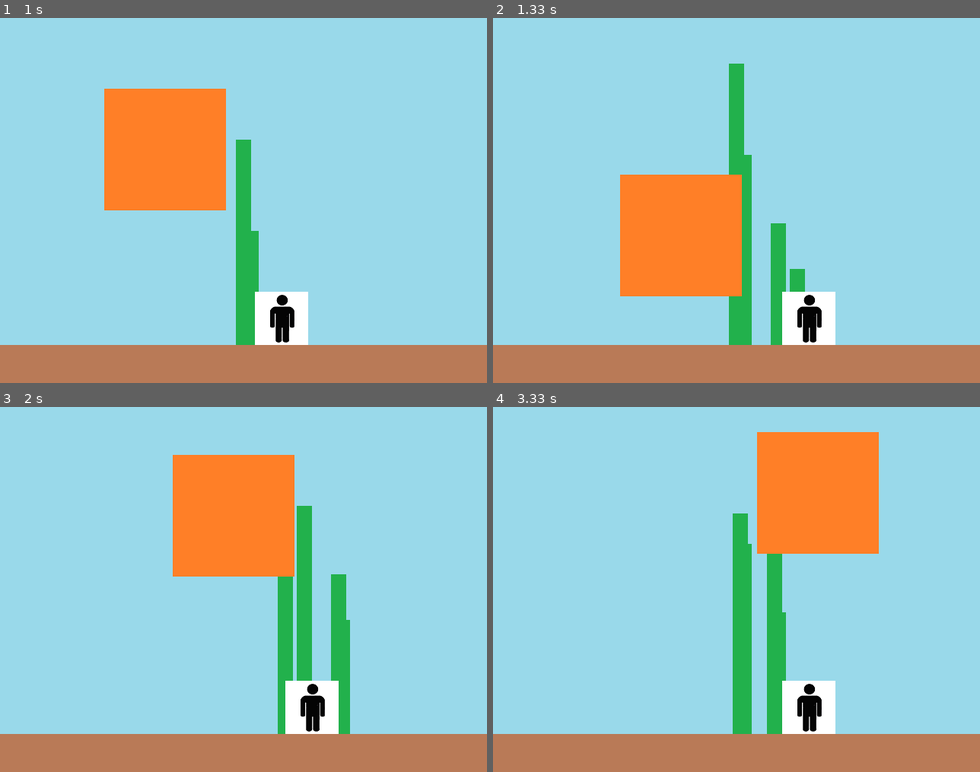
Above: before the commit, frames 1-4 (two rows, left to right).
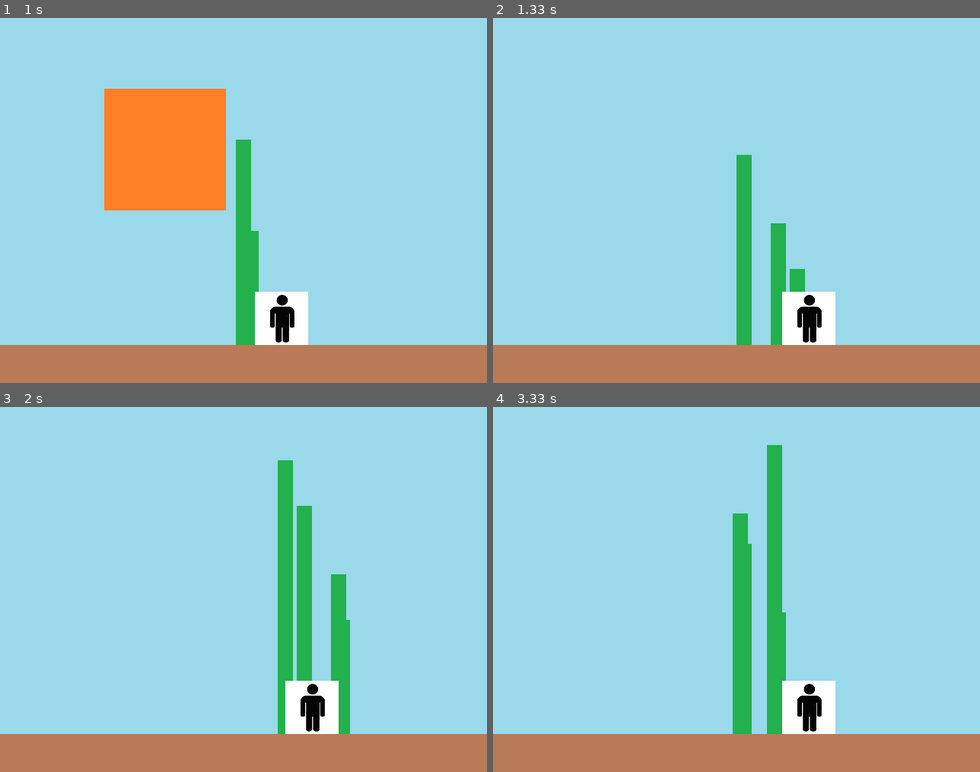
Above: after the commit, the same moments.

Repository: kyhyeok/python-game-pang
Game: pygame game, started from pangapng/main.py
The game is run twice, just before and just after one commit, with the same random seed, the same clock (stepped at 60 frames per second) and the same inputs.
Inputs:
- Up to frame 1 (1 s): tap Space at 0.33, 0.73 s; hold Right from 0.67 s (still down)
- Up to frame 2 (1.33 s): tap Space at 1.03, 1.23 s; release Right at 1.13 s; hold Right from 1.17 s (still down)
- Up to frame 3 (2 s): tap Space at 1.53, 1.73 s; release Right at 1.63 s; hold Left from 1.67 s (still down)
- Up to frame 4 (3.33 s): tap Space at 2.03, 2.3, 2.6, 2.73, 3.03 s; release Left at 2.2 s; hold Left 2.23-2.63 s; hold Right 2.67-3.3 s

Frame 1 is identical in both runs. In frame 2, 9.4% of the frame differs, in the area x 26-52%, y 12-90%; in frame 3, 8.3%; in frame 4, 8.3%.

Commit message:
collision

Diff:
--- a/pangapng/main.py
+++ b/pangapng/main.py
@@ -58,6 +58,9 @@
     "init_speed_y": ball_speed_y[0]
 })
 
+weapon_to_remove = -1
+ball_to_remove = -1
+
 running = True
 while running:
     dt = clock.tick(30)
@@ -110,6 +113,44 @@
         ball_value["position_x"] += ball_value["to_x"]
         ball_value["position_y"] += ball_value["to_y"]
 
+    character_rect = character.get_rect()
+    character_rect.left = character_x_position
+    character_rect.top = character_y_position
+
+    for ball_index, ball_value in enumerate(balls):
+        ball_position_x = ball_value["position_x"]
+        ball_position_y = ball_value["position_y"]
+        ball_image_index = ball_value['image_index']
+
+        ball_rect = ball_images[ball_image_index].get_rect()
+        ball_rect.left = ball_position_x
+        ball_rect.top = ball_position_y
+
+        if character_rect.colliderect(ball_rect):
+            running = False
+            break
+
+        for weapon_index, weapon_value in enumerate(weapons):
+            weapon_position_x = weapon_value[0]
+            weapon_position_y = weapon_value[1]
+
+            weapon_rect = weapon.get_rect()
+            weapon_rect.left = weapon_position_x
+            weapon_rect.top = weapon_position_y
+
+            if weapon_rect.colliderect(ball_rect):
+                weapon_to_remove = weapon_index
+                ball_to_remove = ball_index
+                break
+
+    if ball_to_remove > -1:
+        del balls[ball_to_remove]
+        ball_to_remove = -1
+
+    if weapon_to_remove > -1:
+        del weapons[weapon_to_remove]
+        weapon_to_remove = -1
+
     screen.blit(background, (0, 0))
 
     for weapon_x_position, weapon_y_position in weapons:
